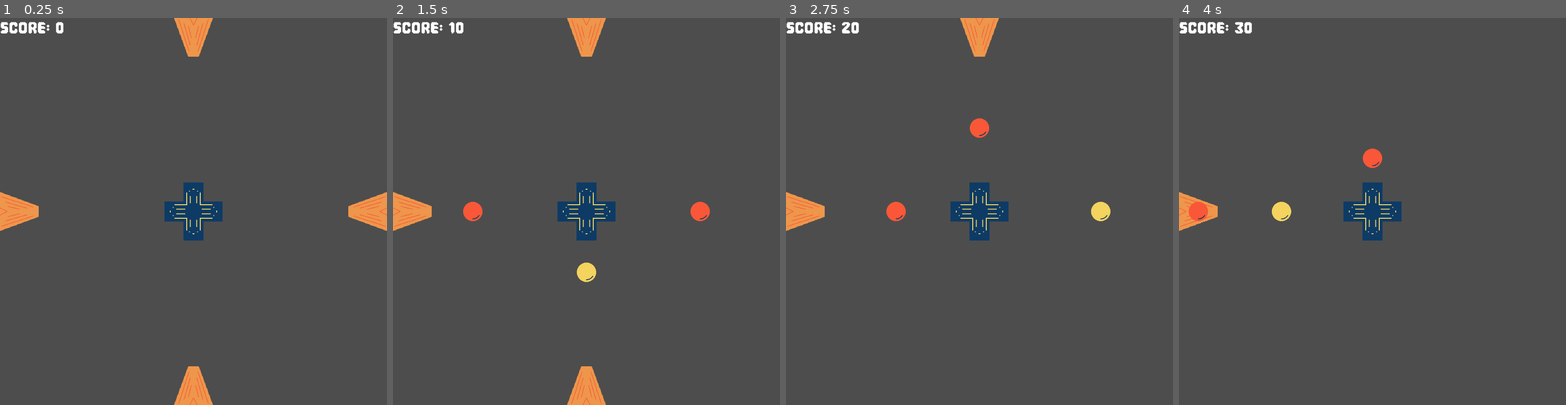
Above: before the commit, frames 1-4 (left to right).
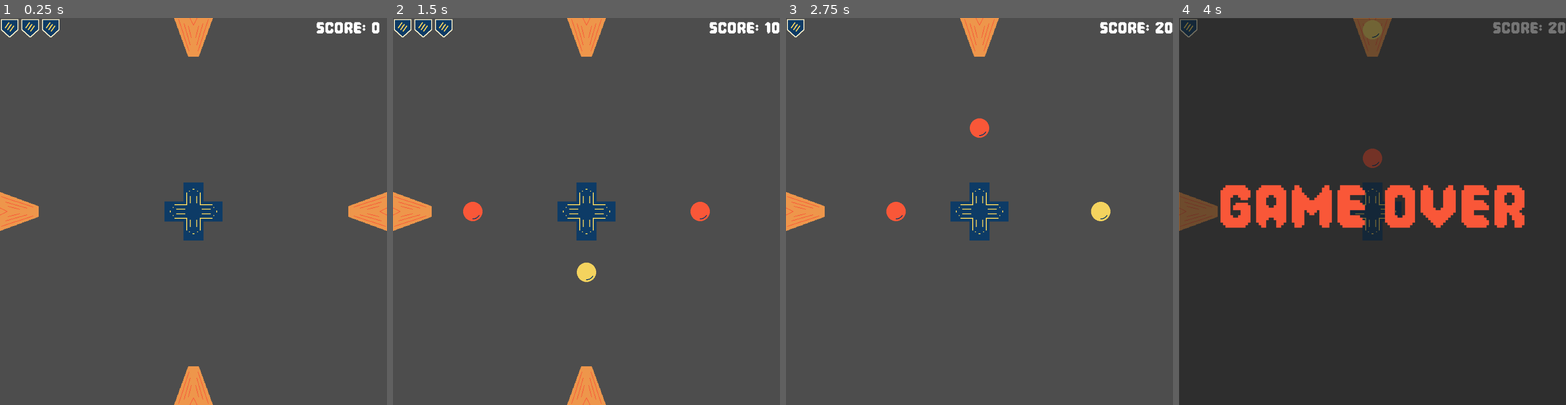
Above: after the commit, the same moments.

Repository: skain/incremental-outpost
Game: Godot game, scene res://scenes/main.tscn
Same seed, same stepped clock (60 frames per second), same inputs: the game is played once before the commit and once after it.
Inputs:
- Up to frame 1 (0.25 s): no input
- Up to frame 2 (1.5 s): tap Enter at 0.5 s; hold Right (fire-right) 0.53-1.28 s; hold Down (fire-down) from 1.28 s (still down)
- Up to frame 3 (2.75 s): release Down (fire-down) at 2.03 s; hold Right (fire-right) from 2.03 s (still down)
- Up to frame 4 (4 s): release Right (fire-right) at 2.78 s; hold Up (fire-up) 2.78-3.53 s; hold Left (fire-left) from 3.53 s (still down)

The runs differ from the first frame. In frame 1, 0.9% of the frame differs, in the area x 0-99%, y 0-5%; in frame 2, 1.0%; in frame 3, 0.8%; in frame 4, 100%, in the area x 0-100%, y 0-100%.

Commit message:
Game over!

Diff:
--- a/scenes/main.tscn
+++ b/scenes/main.tscn
@@ -1,9 +1,13 @@
-[gd_scene load_steps=5 format=3 uid="uid://bxhlenghvkl16"]
+[gd_scene load_steps=8 format=3 uid="uid://bxhlenghvkl16"]
 
 [ext_resource type="Script" uid="uid://dqacofiwf6daw" path="res://scripts/main.gd" id="1_sugp2"]
 [ext_resource type="PackedScene" uid="uid://dxvtbudu80b4f" path="res://scenes/player.tscn" id="2_jyhfs"]
 [ext_resource type="PackedScene" uid="uid://cmc3ik5tigjec" path="res://scenes/enemy.tscn" id="3_tbgi4"]
 [ext_resource type="Theme" uid="uid://bu7liu2y80vnx" path="res://themes/default_theme.tres" id="4_jyhfs"]
+[ext_resource type="Texture2D" uid="uid://b4wbabadug3ic" path="res://assets/health.png" id="4_tbgi4"]
+[ext_resource type="FontFile" uid="uid://c6yugg4s6ayo3" path="res://assets/Pixel Game.otf" id="6_tefeu"]
+
+[sub_resource type="StyleBoxEmpty" id="StyleBoxEmpty_tbgi4"]
 
 [node name="Main" type="Node2D"]
 script = ExtResource("1_sugp2")
@@ -34,20 +38,78 @@
 
 [node name="CanvasLayer" type="CanvasLayer" parent="."]
 
-[node name="ScoreHBoxContainer" type="HBoxContainer" parent="CanvasLayer"]
+[node name="Panel" type="Panel" parent="CanvasLayer"]
+anchors_preset = 15
+anchor_right = 1.0
+anchor_bottom = 1.0
+grow_horizontal = 2
+grow_vertical = 2
+theme_override_styles/panel = SubResource("StyleBoxEmpty_tbgi4")
+
+[node name="HealthHBoxContainer" type="HBoxContainer" parent="CanvasLayer/Panel"]
+layout_mode = 0
 offset_right = 40.0
 offset_bottom = 40.0
+
+[node name="Health1" type="TextureRect" parent="CanvasLayer/Panel/HealthHBoxContainer"]
+layout_mode = 2
+texture = ExtResource("4_tbgi4")
+
+[node name="Health2" type="TextureRect" parent="CanvasLayer/Panel/HealthHBoxContainer"]
+layout_mode = 2
+texture = ExtResource("4_tbgi4")
+
+[node name="Health3" type="TextureRect" parent="CanvasLayer/Panel/HealthHBoxContainer"]
+layout_mode = 2
+texture = ExtResource("4_tbgi4")
+
+[node name="ScoreHBoxContainer" type="HBoxContainer" parent="CanvasLayer/Panel"]
+layout_mode = 1
+anchors_preset = 1
+anchor_left = 1.0
+anchor_right = 1.0
+offset_left = -235.0
+offset_bottom = 74.0
+grow_horizontal = 0
+size_flags_horizontal = 0
 theme = ExtResource("4_jyhfs")
 
-[node name="ScoreLabel" type="Label" parent="CanvasLayer/ScoreHBoxContainer"]
+[node name="ScoreLabel" type="Label" parent="CanvasLayer/Panel/ScoreHBoxContainer"]
 layout_mode = 2
 text = "Score: "
 
-[node name="ScoreValue" type="Label" parent="CanvasLayer/ScoreHBoxContainer"]
+[node name="ScoreValue" type="Label" parent="CanvasLayer/Panel/ScoreHBoxContainer"]
 unique_name_in_owner = true
 layout_mode = 2
 text = "10"
 
+[node name="GameOverPanel" type="Panel" parent="CanvasLayer"]
+visible = false
+anchors_preset = 15
+anchor_right = 1.0
+anchor_bottom = 1.0
+grow_horizontal = 2
+grow_vertical = 2
+
+[node name="Label" type="Label" parent="CanvasLayer/GameOverPanel"]
+layout_mode = 1
+anchors_preset = 8
+anchor_left = 0.5
+anchor_top = 0.5
+anchor_right = 0.5
+anchor_bottom = 0.5
+offset_left = -30.5
+offset_top = -11.5
+offset_right = 30.5
+offset_bottom = 11.5
+grow_horizontal = 2
+grow_vertical = 2
+theme_override_colors/font_color = Color(0.9764706, 0.34117648, 0.21960784, 1)
+theme_override_fonts/font = ExtResource("6_tefeu")
+theme_override_font_sizes/font_size = 271
+text = "GAME OVER"
+
+[connection signal="player_hit" from="Player" to="." method="_on_player_player_hit"]
 [connection signal="enemy_hit" from="Enemies/EnemyLeft" to="." method="_on_enemy_hit"]
 [connection signal="enemy_hit" from="Enemies/EnemyTop" to="." method="_on_enemy_hit"]
 [connection signal="enemy_hit" from="Enemies/EnemyRight" to="." method="_on_enemy_hit"]
--- a/scripts/enemy.gd
+++ b/scripts/enemy.gd
@@ -14,6 +14,7 @@
 
 var enemy_level := 1
 var disable_decay_factor := .9
+var can_shoot = true
 
 func _ready() -> void:
 	_start_shoot_timer()
@@ -27,22 +28,25 @@
 func _enable() -> void:
 	#print('enabled')
 	visible = true
+	can_shoot = true
 	collision_shape_2d.set_deferred("disabled", false)
 	_start_shoot_timer()
 
-func _disable() -> void:
+func disable(is_temporary: bool = true) -> void:
 	#print('disabled')
-	visible = false
+	can_shoot = false
 	collision_shape_2d.set_deferred("disabled", true)
-	var hit_timeout_secs :float =  5 * (disable_decay_factor ** (enemy_level - 1))
-	revive_timer.start(hit_timeout_secs)
+	if is_temporary:
+		visible = false
+		var hit_timeout_secs :float =  5 * (disable_decay_factor ** (enemy_level - 1))
+		revive_timer.start(hit_timeout_secs)
 
 func _on_revive_timer_timeout() -> void:
 	_enable()
 
 func _on_area_entered(area: Area2D) -> void:
 	#print('hit')
-	_disable()
+	disable()
 	enemy_hit.emit(self)
 	area.queue_free()
 
@@ -57,7 +61,7 @@
 	#print("enemy fired")
 
 func _on_shoot_timer_timeout() -> void:
-	if visible:
+	if visible and can_shoot:
 		var cur_chance: float = GameMath.get_scaled_value(base_shoot_chance, enemy_level, 1.25)
 		if GameMath.chance_check(cur_chance):
 			_fire_projectile(-transform.y.round(), Vector2.ZERO) #negative transform.y is the direction the sprite is facing
--- a/scripts/main.gd
+++ b/scripts/main.gd
@@ -2,6 +2,16 @@
 class_name Main
 
 @onready var score_value: Label = %ScoreValue
+@onready var player: Player = $Player
+@onready var health_1: TextureRect = $CanvasLayer/Panel/HealthHBoxContainer/Health1
+@onready var health_2: TextureRect = $CanvasLayer/Panel/HealthHBoxContainer/Health2
+@onready var health_3: TextureRect = $CanvasLayer/Panel/HealthHBoxContainer/Health3
+@onready var enemy_left: Enemy = $Enemies/EnemyLeft
+@onready var enemy_top: Enemy = $Enemies/EnemyTop
+@onready var enemy_right: Enemy = $Enemies/EnemyRight
+@onready var enemy_bottom: Enemy = $Enemies/EnemyBottom
+@onready var game_over_panel: Panel = $CanvasLayer/GameOverPanel
+
 
 const BASE_SCORE := 10
 var current_score := 0
@@ -17,8 +27,43 @@
 
 func _update_ui() -> void:
 	score_value.text = str(current_score)
+	_set_health()
+
+func _set_health() -> void:
+	if player.health > 0:
+		health_1.visible = true
+	else:
+		health_1.visible = false
+
+	if player.health > 1:
+		health_2.visible = true
+	else:
+		health_2.visible = false
+
+	if player.health > 2:
+		health_3.visible = true
+	else:
+		health_3.visible = false
+
+func _end_game() -> void:
+	game_over_panel.visible = true
+	player.die()
+	enemy_bottom.disable(false)
+	enemy_left.disable(false)
+	enemy_right.disable(false)
+	enemy_top.disable(false)
+
 
 func _on_enemy_hit(enemy: Enemy) -> void:
 	current_score += enemy.enemy_level * BASE_SCORE
 	_update_ui()
 	enemy.enemy_level += 1
+
+
+func _on_player_player_hit() -> void:
+	player.health -= 1
+	if player.health < 1:
+		_end_game()
+		return
+	_update_ui()
+	#print(player.health)
--- a/scripts/player.gd
+++ b/scripts/player.gd
@@ -1,8 +1,11 @@
 extends Area2D
 class_name Player
 
+signal player_hit
+
 const PROJECTILE_SCENE = preload("res://scenes/player_projectile.tscn")
 @export var fire_rate: float = 0.2
+var health: int = 3
 
 var can_fire: bool = true
 
@@ -31,6 +34,10 @@
 	await get_tree().create_timer(fire_rate).timeout  # Wait for fire_rate seconds
 	can_fire = true  # Allow firing again after the delay
 
+func die() -> void:
+	can_fire = false
+
 
 func _on_area_entered(area: Area2D) -> void:
+	player_hit.emit()
 	area.queue_free()
Binary file added: assets/health.png
Not shown, added: assets/health.png.import
Not shown, added: pixelorama/health.pxo
